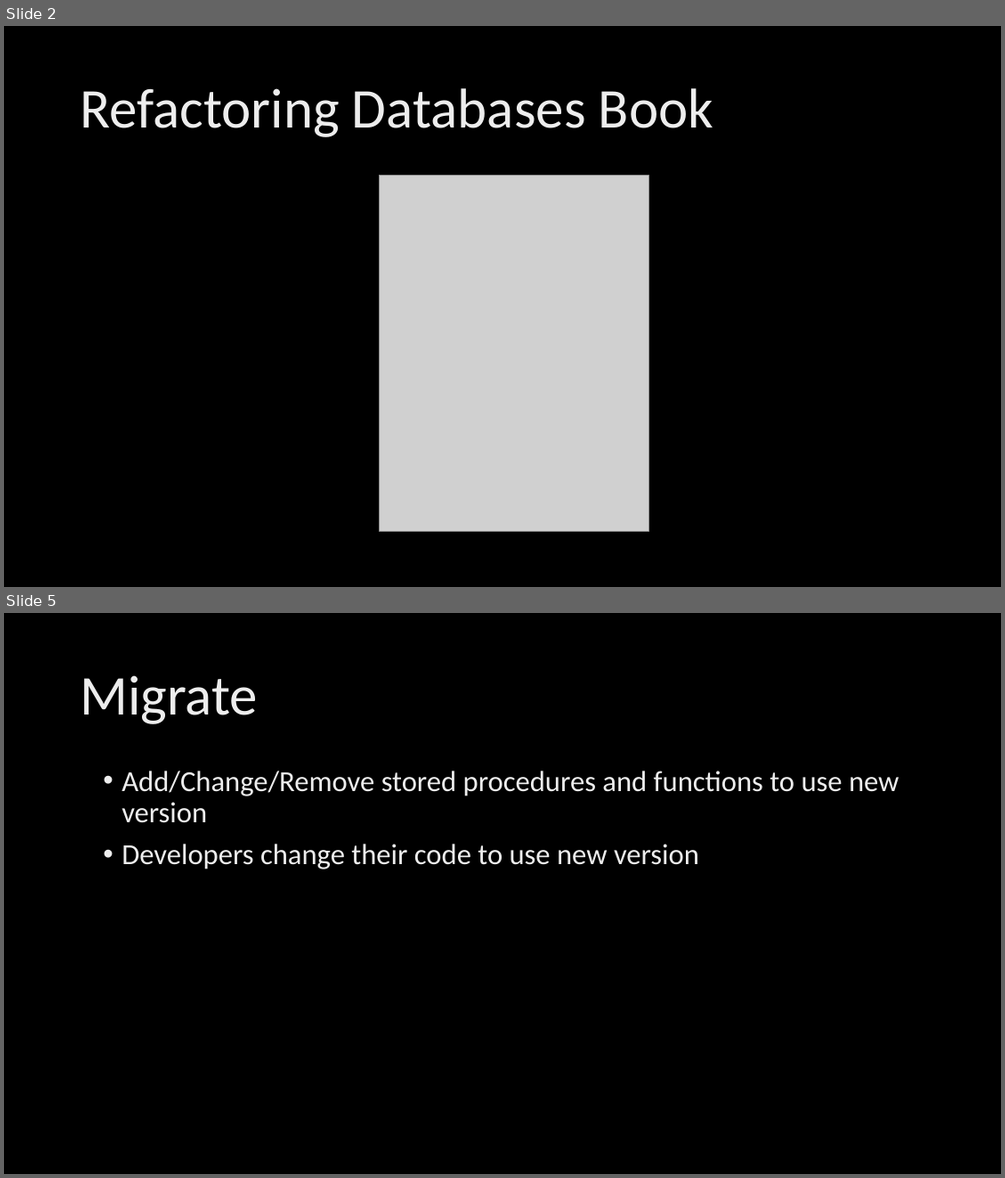
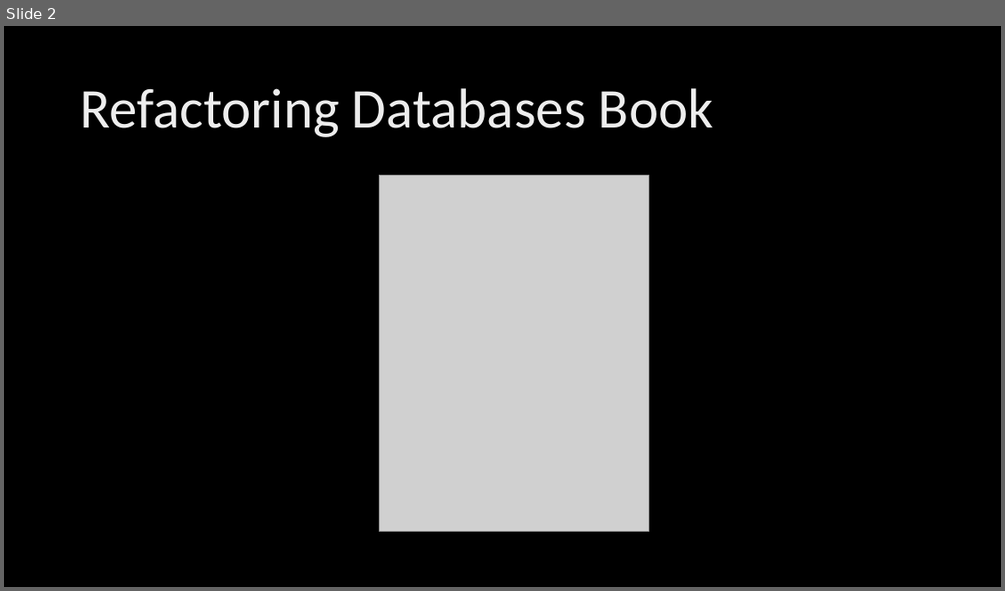
Before and after one commit to poedevop-fm/Database-Refactoring-Demo, a slide deck: Triggers & Refactoring.pptx. Shown one above the other, each under a label of ours: slides 2 and 5 before the commit, slide 2 after it; the slides between them are not shown. The pictures are 1005x1178 and 1005x591 pixels, drawn with LibreOffice and Linux fonts; fonts in the diff are those of the drawing; grey boxes stand for pictures; background and template pictures are left out. Boxes give left, top, right and bottom in pixels: in the first picture for what was removed or moved away, otherwise in the second. Text is boxed around its words. In the diff, an @@ line names an element or a change of style, - is before the commit and + after.

```diff
--- a/Triggers & Refactoring.pptx
+++ b/Triggers & Refactoring.pptx
@@ slide 5 removed at [4, 613, 1001, 1174], background picture (left out) @@
@@ title removed at [80, 675, 258, 724] @@
-Migrate
@@ text removed at [121, 771, 899, 869] @@
-• Add/Change/Remove stored procedures and functions to use new version
-• Developers change their code to use new version
```
Also in this commit, not shown: 3 other slides removed, 2 other files.
